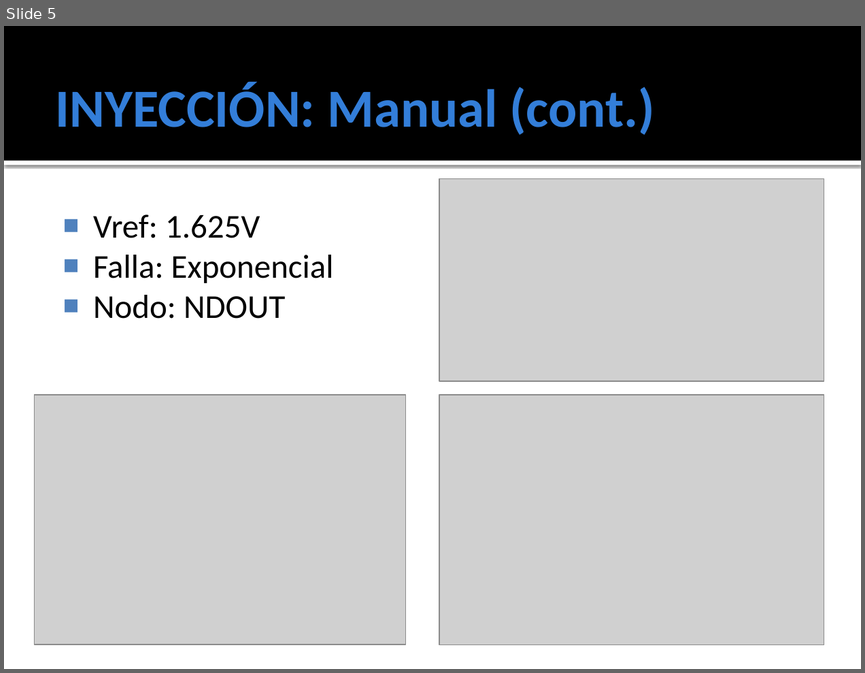
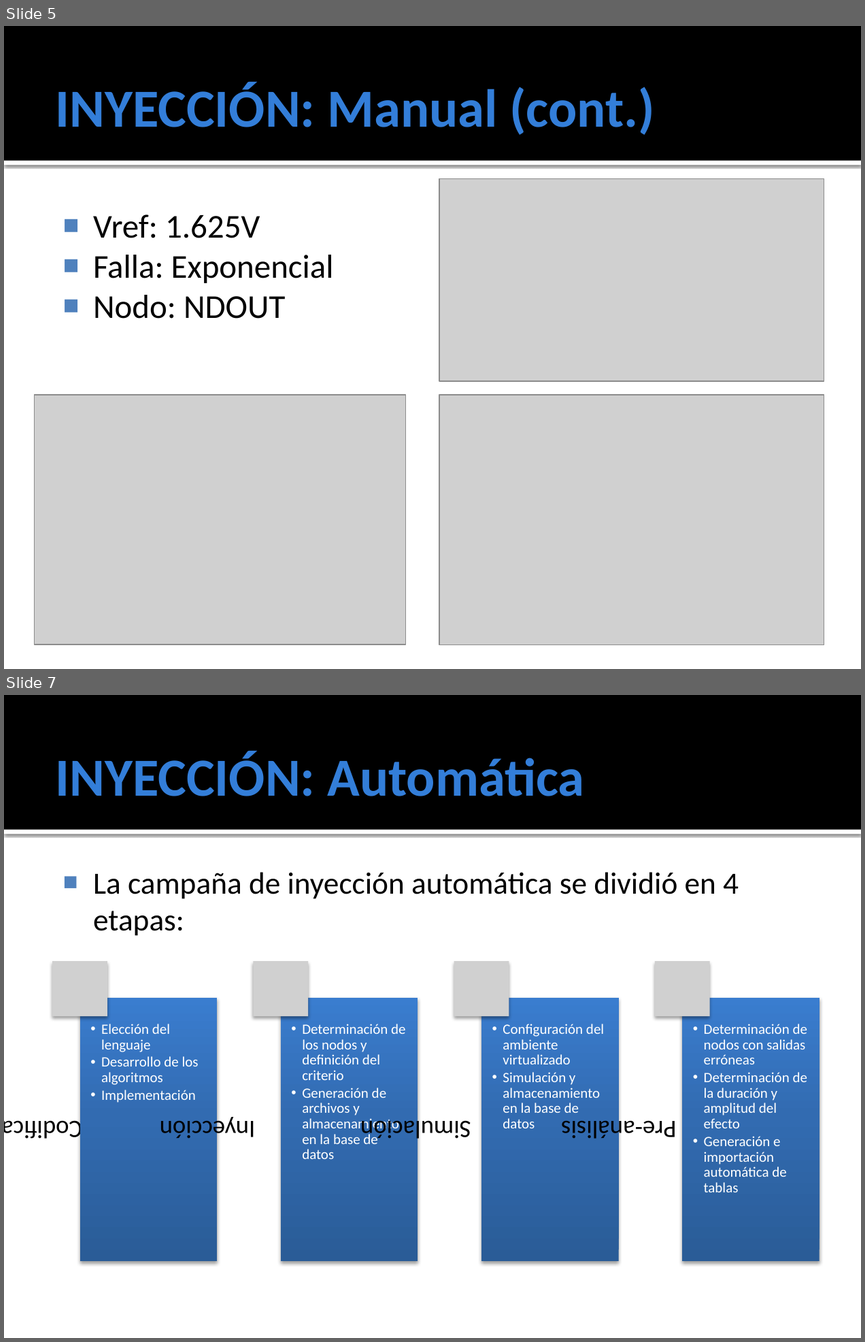
Before and after one commit to ginotkj/fiocs, a slide deck: Documentation/Documentacion/PRESENTACION_FACU.pptx. Shown one above the other, each under a label of ours: slide 5 before the commit, slides 5 and 7 after it; the slides between them are not shown. The pictures are 865x673 and 865x1342 pixels, drawn with LibreOffice and Linux fonts; fonts in the diff are those of the drawing; grey boxes stand for pictures. Boxes give left, top, right and bottom in pixels: in the first picture for what was removed or moved away, otherwise in the second. Text is boxed around its words. In the diff, an @@ line names an element or a change of style, - is before the commit and + after.

Commit message:
updated etapas de la inyección automática

```diff
--- a/Documentation/Documentacion/PRESENTACION_FACU.pptx
+++ b/Documentation/Documentacion/PRESENTACION_FACU.pptx
@@ slide 7 added at (x1=4, y1=695, x2=861, y2=1338), background #FFFFFF; not listed: 2 template elements that a slide beside it also shows @@
@@ title added at (x1=56, y1=751, x2=584, y2=796), 45 pt, text #337ED9, bold @@
+INYECCIÓN: Automática
@@ text added at (x1=93, y1=872, x2=738, y2=936), 25.9 pt, text #000000 @@
+■ La campaña de inyección automática se dividió en 4 etapas:
@@ group added at (x1=4, y1=961, x2=819, y2=1261): 8 texts, 4 rectangles, 4 pictures @@
+Codificación
+  •• Elección del lenguaje
+  •• Desarrollo de los algoritmos
+  •• Implementación
+Inyección
+  •• Determinación de los nodos y definición del criterio
+  •• Generación de archivos y almacenamiento en la base de datos
+Simulación
+  •• Configuración del ambiente virtualizado
+  •• Simulación y almacenamiento en la base de datos
+Pre-análisis
+  •• Determinación de nodos con salidas erróneas
+  •• Determinación de la duración y amplitud del efecto
+  •• Generación e importación automática de tablas
```
Also in this commit, not shown: 1 slide changed, 4 other slides added, 12 other files.
